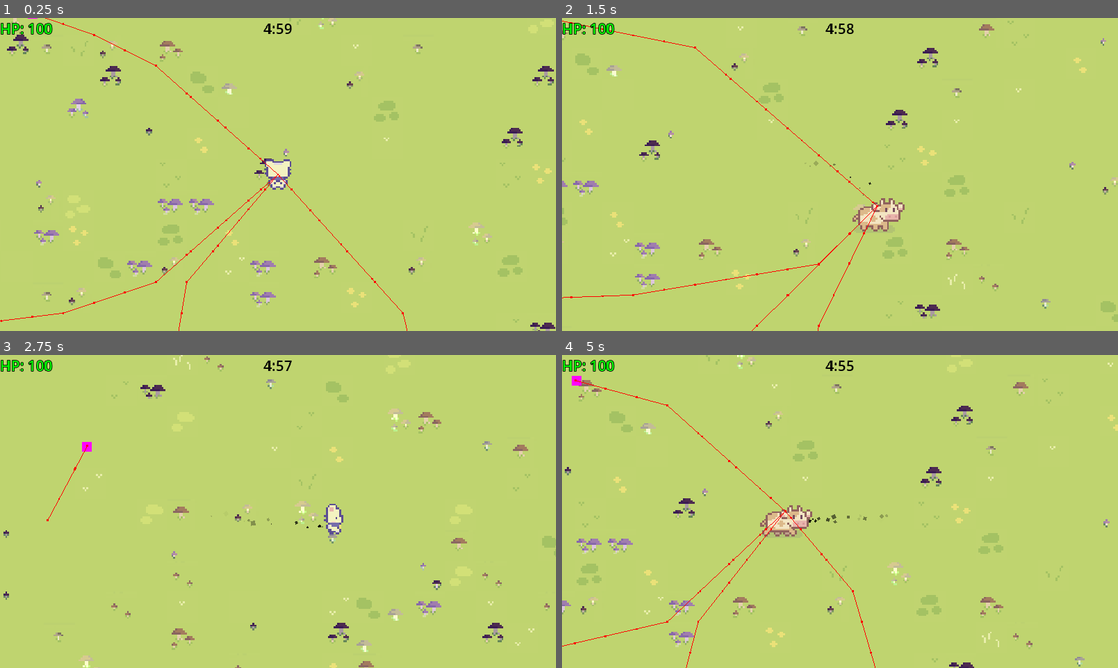
Above: before the commit, frames 1-4 (two rows, left to right).
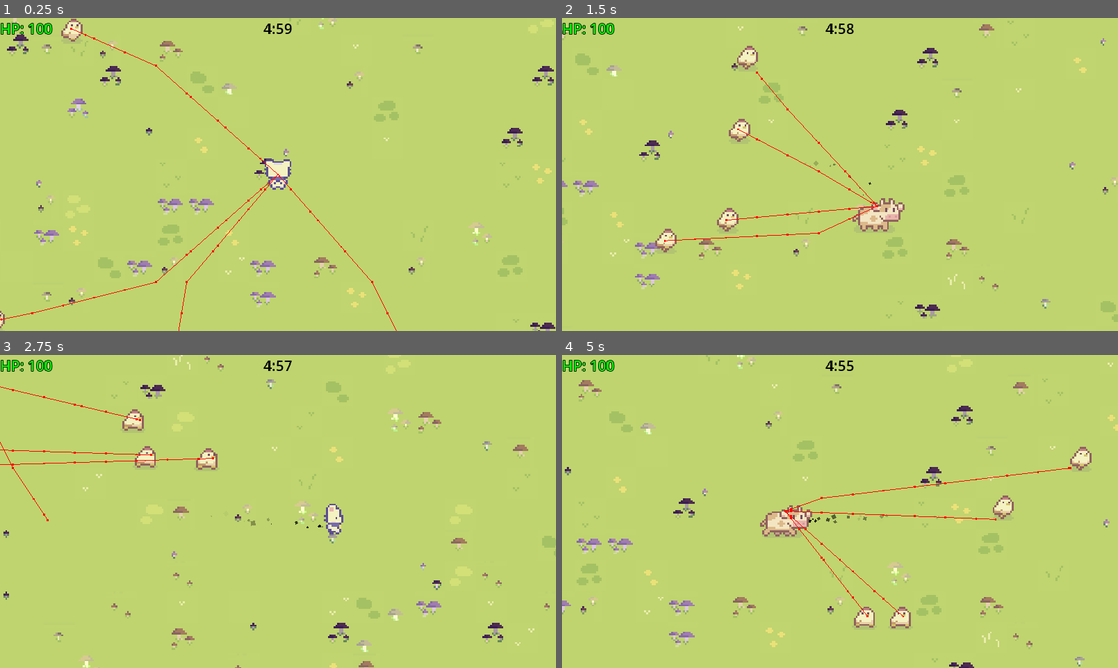
Above: after the commit, the same moments.

Repository: pick-ax-e/Mini-Jam-156-Jame-Gam-29
Game: Godot game, scene res://scenes/main.tscn
The game is run twice, just before and just after one commit, with the same random seed, the same clock (stepped at 60 frames per second) and the same inputs.
Inputs:
- Up to frame 1 (0.25 s): no input
- Up to frame 2 (1.5 s): hold D (move_right) 0.53-1.28 s; hold 1 (attack1) 0.53-1.28 s; hold S (move_back) from 1.28 s (still down); tap 2 (attack2) at 1.35 s
- Up to frame 3 (2.75 s): release S (move_back) at 2.03 s; hold D (move_right) from 2.03 s (still down); hold 1 (attack1) from 2.03 s (still down)
- Up to frame 4 (5 s): release D (move_right) at 2.78 s; release 1 (attack1) at 2.78 s; hold W (move_forward) 2.78-3.53 s; tap 2 (attack2) at 2.85, 4.35 s; hold 1 (attack1) 3.53-4.28 s; hold A (move_left) from 3.53 s (still down)

The runs differ from the first frame. In frame 1, 0.6% of the frame differs, in the area x 0-74%, y 0-100%; in frame 2, 1.4%; in frame 3, 0.9%; in frame 4, 1.4%, in the area x 0-96%, y 6-100%.

Commit message:
basic enemy animation setup

Diff:
--- a/scenes/enemy.tscn
+++ b/scenes/enemy.tscn
@@ -1,18 +1,274 @@
-[gd_scene load_steps=4 format=3 uid="uid://ce5gsclhrc62b"]
+[gd_scene load_steps=14 format=3 uid="uid://ce5gsclhrc62b"]
 
 [ext_resource type="Script" path="res://scripts/enemy/basic_enemy.gd" id="1_6jdg1"]
+[ext_resource type="Texture2D" uid="uid://c4srv6do46h77" path="res://resources/Sprout Lands - Sprites - Basic pack/Characters/Free Chicken Sprites.png" id="2_ptebc"]
 
 [sub_resource type="CircleShape2D" id="CircleShape2D_rs0qx"]
-
-[sub_resource type="PlaceholderTexture2D" id="PlaceholderTexture2D_pf4yc"]
+radius = 30.0
+
+[sub_resource type="AtlasTexture" id="AtlasTexture_enxyq"]
+atlas = ExtResource("2_ptebc")
+region = Rect2(32, 16, 16, 16)
+
+[sub_resource type="AtlasTexture" id="AtlasTexture_oh04b"]
+atlas = ExtResource("2_ptebc")
+region = Rect2(48, 16, 16, 16)
+
+[sub_resource type="AtlasTexture" id="AtlasTexture_ke4vr"]
+atlas = ExtResource("2_ptebc")
+region = Rect2(16, 0, 16, 16)
+
+[sub_resource type="AtlasTexture" id="AtlasTexture_78q38"]
+atlas = ExtResource("2_ptebc")
+region = Rect2(0, 0, 16, 16)
+
+[sub_resource type="AtlasTexture" id="AtlasTexture_2rc6i"]
+atlas = ExtResource("2_ptebc")
+region = Rect2(16, 0, 16, 16)
+
+[sub_resource type="AtlasTexture" id="AtlasTexture_xa3p6"]
+atlas = ExtResource("2_ptebc")
+region = Rect2(0, 16, 16, 16)
+
+[sub_resource type="AtlasTexture" id="AtlasTexture_cwtlo"]
+atlas = ExtResource("2_ptebc")
+region = Rect2(16, 16, 16, 16)
+
+[sub_resource type="AtlasTexture" id="AtlasTexture_folbf"]
+atlas = ExtResource("2_ptebc")
+region = Rect2(32, 16, 16, 16)
+
+[sub_resource type="AtlasTexture" id="AtlasTexture_slu2t"]
+atlas = ExtResource("2_ptebc")
+region = Rect2(48, 16, 16, 16)
+
+[sub_resource type="SpriteFrames" id="SpriteFrames_p4je5"]
+animations = [{
+"frames": [{
+"duration": 1.0,
+"texture": SubResource("AtlasTexture_enxyq")
+}],
+"loop": true,
+"name": &"charge_down",
+"speed": 5.0
+}, {
+"frames": [{
+"duration": 1.0,
+"texture": SubResource("AtlasTexture_enxyq")
+}],
+"loop": true,
+"name": &"charge_left",
+"speed": 5.0
+}, {
+"frames": [{
+"duration": 1.0,
+"texture": SubResource("AtlasTexture_enxyq")
+}],
+"loop": true,
+"name": &"charge_right",
+"speed": 2.0
+}, {
+"frames": [{
+"duration": 1.0,
+"texture": SubResource("AtlasTexture_enxyq")
+}],
+"loop": true,
+"name": &"charge_up",
+"speed": 5.0
+}, {
+"frames": [],
+"loop": true,
+"name": &"default",
+"speed": 5.0
+}, {
+"frames": [{
+"duration": 1.0,
+"texture": SubResource("AtlasTexture_oh04b")
+}, {
+"duration": 1.0,
+"texture": SubResource("AtlasTexture_ke4vr")
+}],
+"loop": true,
+"name": &"idle_down",
+"speed": 5.0
+}, {
+"frames": [{
+"duration": 1.0,
+"texture": SubResource("AtlasTexture_oh04b")
+}, {
+"duration": 1.0,
+"texture": SubResource("AtlasTexture_ke4vr")
+}],
+"loop": true,
+"name": &"idle_left",
+"speed": 5.0
+}, {
+"frames": [{
+"duration": 3.0,
+"texture": SubResource("AtlasTexture_78q38")
+}, {
+"duration": 1.0,
+"texture": SubResource("AtlasTexture_ke4vr")
+}, {
+"duration": 1.0,
+"texture": SubResource("AtlasTexture_ke4vr")
+}],
+"loop": true,
+"name": &"idle_right",
+"speed": 2.0
+}, {
+"frames": [{
+"duration": 1.0,
+"texture": SubResource("AtlasTexture_oh04b")
+}, {
+"duration": 1.0,
+"texture": SubResource("AtlasTexture_ke4vr")
+}],
+"loop": true,
+"name": &"idle_up",
+"speed": 5.0
+}, {
+"frames": [{
+"duration": 1.0,
+"texture": SubResource("AtlasTexture_oh04b")
+}],
+"loop": true,
+"name": &"lunge_down",
+"speed": 5.0
+}, {
+"frames": [{
+"duration": 1.0,
+"texture": SubResource("AtlasTexture_oh04b")
+}],
+"loop": true,
+"name": &"lunge_left",
+"speed": 5.0
+}, {
+"frames": [{
+"duration": 1.0,
+"texture": SubResource("AtlasTexture_oh04b")
+}],
+"loop": true,
+"name": &"lunge_right",
+"speed": 5.0
+}, {
+"frames": [{
+"duration": 1.0,
+"texture": SubResource("AtlasTexture_oh04b")
+}],
+"loop": true,
+"name": &"lunge_up",
+"speed": 5.0
+}, {
+"frames": [{
+"duration": 1.0,
+"texture": SubResource("AtlasTexture_2rc6i")
+}],
+"loop": true,
+"name": &"recharge_down",
+"speed": 5.0
+}, {
+"frames": [{
+"duration": 1.0,
+"texture": SubResource("AtlasTexture_2rc6i")
+}],
+"loop": true,
+"name": &"recharge_left",
+"speed": 5.0
+}, {
+"frames": [{
+"duration": 1.0,
+"texture": SubResource("AtlasTexture_2rc6i")
+}],
+"loop": true,
+"name": &"recharge_right",
+"speed": 5.0
+}, {
+"frames": [{
+"duration": 1.0,
+"texture": SubResource("AtlasTexture_2rc6i")
+}],
+"loop": true,
+"name": &"recharge_up",
+"speed": 5.0
+}, {
+"frames": [{
+"duration": 1.0,
+"texture": SubResource("AtlasTexture_xa3p6")
+}, {
+"duration": 1.0,
+"texture": SubResource("AtlasTexture_cwtlo")
+}, {
+"duration": 1.0,
+"texture": SubResource("AtlasTexture_folbf")
+}, {
+"duration": 1.0,
+"texture": SubResource("AtlasTexture_slu2t")
+}],
+"loop": true,
+"name": &"run_down",
+"speed": 5.0
+}, {
+"frames": [{
+"duration": 1.0,
+"texture": SubResource("AtlasTexture_xa3p6")
+}, {
+"duration": 1.0,
+"texture": SubResource("AtlasTexture_cwtlo")
+}, {
+"duration": 1.0,
+"texture": SubResource("AtlasTexture_folbf")
+}, {
+"duration": 1.0,
+"texture": SubResource("AtlasTexture_slu2t")
+}],
+"loop": true,
+"name": &"run_left",
+"speed": 5.0
+}, {
+"frames": [{
+"duration": 1.0,
+"texture": SubResource("AtlasTexture_xa3p6")
+}, {
+"duration": 1.0,
+"texture": SubResource("AtlasTexture_cwtlo")
+}, {
+"duration": 1.0,
+"texture": SubResource("AtlasTexture_folbf")
+}, {
+"duration": 1.0,
+"texture": SubResource("AtlasTexture_slu2t")
+}],
+"loop": true,
+"name": &"run_right",
+"speed": 8.0
+}, {
+"frames": [{
+"duration": 1.0,
+"texture": SubResource("AtlasTexture_xa3p6")
+}, {
+"duration": 1.0,
+"texture": SubResource("AtlasTexture_cwtlo")
+}, {
+"duration": 1.0,
+"texture": SubResource("AtlasTexture_folbf")
+}, {
+"duration": 1.0,
+"texture": SubResource("AtlasTexture_slu2t")
+}],
+"loop": true,
+"name": &"run_up",
+"speed": 5.0
+}]
 
 [node name="BasicEnemy" type="CharacterBody2D"]
 collision_layer = 2
 motion_mode = 1
 script = ExtResource("1_6jdg1")
-range = 100
-lunge_speed = 1000.0
-lunge_distance = 300.0
+range = 250
+charge_time = 0.5
+lunge_speed = 2000.0
+lunge_distance = 500.0
 type = "Basic"
 health = 10.0
 attack_damage = 10.0
@@ -21,10 +277,13 @@
 [node name="CollisionShape2D" type="CollisionShape2D" parent="."]
 shape = SubResource("CircleShape2D_rs0qx")
 
-[node name="Sprite2D" type="Sprite2D" parent="."]
-scale = Vector2(20, 20)
-texture = SubResource("PlaceholderTexture2D_pf4yc")
-
 [node name="NavigationAgent2D" type="NavigationAgent2D" parent="."]
 avoidance_enabled = true
+radius = 30.0
+max_speed = 10000.0
 debug_enabled = true
+
+[node name="AnimatedSprite2D" type="AnimatedSprite2D" parent="."]
+scale = Vector2(4, 4)
+sprite_frames = SubResource("SpriteFrames_p4je5")
+animation = &"charge_down"
--- a/scripts/enemy/basic_enemy.gd
+++ b/scripts/enemy/basic_enemy.gd
@@ -2,8 +2,11 @@
 extends Enemy
 
 enum AttackState { NONE, CHARGING, LUNGING, RECHARGING }
+enum AnimationState { IDLE, RUN, CHARGE, LUNGE, RECHARGE}
+enum AnimationDirection {UP, DOWN, LEFT, RIGHT}
 
 @onready var player = Singleton.player_node
+@onready var animator: AnimatedSprite2D = $AnimatedSprite2D
 
 @export_category("Attack Settings")
 @export var range = 50
@@ -12,11 +15,70 @@
 @export var lunge_distance: float = 100
 @export var recharge_time: float = 1
 
-
 var attack_state = AttackState.NONE
 var current_charge_time = 0
 var attack_direction: Vector2
 var charge_position: Vector2
+var animation_state = AnimationState.IDLE
+var animation_direction = AnimationDirection.RIGHT
+
+func animation_state_to_string(animation_state: AnimationState) -> String:
+	match animation_state:
+		AnimationState.IDLE:
+			return "idle"
+		AnimationState.RUN:
+			return "run"
+		AnimationState.CHARGE:
+			return "charge"
+		AnimationState.LUNGE:
+			return "lunge"
+		AnimationState.RECHARGE:
+			return "recharge"
+		_:
+			return "idle"
+
+func animation_direction_to_string(animation_durection: AnimationDirection) -> String:
+	match animation_direction:
+		AnimationDirection.UP:
+			return "up"
+		AnimationDirection.RIGHT:
+			return "right"
+		AnimationDirection.DOWN:
+			return "down"
+		AnimationDirection.LEFT:
+			return "left"
+		_:
+			return "right"
+
+func get_animation_name() -> String:
+	return animation_state_to_string(animation_state) + "_" + animation_direction_to_string(animation_direction)
+
+func _process(delta: float) -> void:
+	if velocity.dot(Vector2.RIGHT) > 0.5:
+		animation_direction = AnimationDirection.RIGHT
+	elif velocity.dot(Vector2.UP) > 0.5:
+		animation_direction = AnimationDirection.UP
+	elif velocity.dot(Vector2.LEFT) > 0.5:
+		animation_direction = AnimationDirection.LEFT
+	elif velocity.dot(Vector2.DOWN) > 0.5:
+		animation_direction = AnimationDirection.DOWN
+
+	match attack_state:
+		AttackState.NONE:
+			if velocity.length() > 1:
+				animation_state = AnimationState.RUN
+			else:
+				animation_state = AnimationState.IDLE
+		AttackState.CHARGING:
+			animation_state = AnimationState.CHARGE
+		AttackState.LUNGING:
+			animation_state = AnimationState.LUNGE
+		AttackState.RECHARGING:
+			animation_state = AnimationState.RECHARGE
+
+	if animator.animation != get_animation_name():
+		animator.stop()
+		animator.play(get_animation_name())
 
 func _set_movement_target():
 	navigation_agent.target_position = player.global_position
